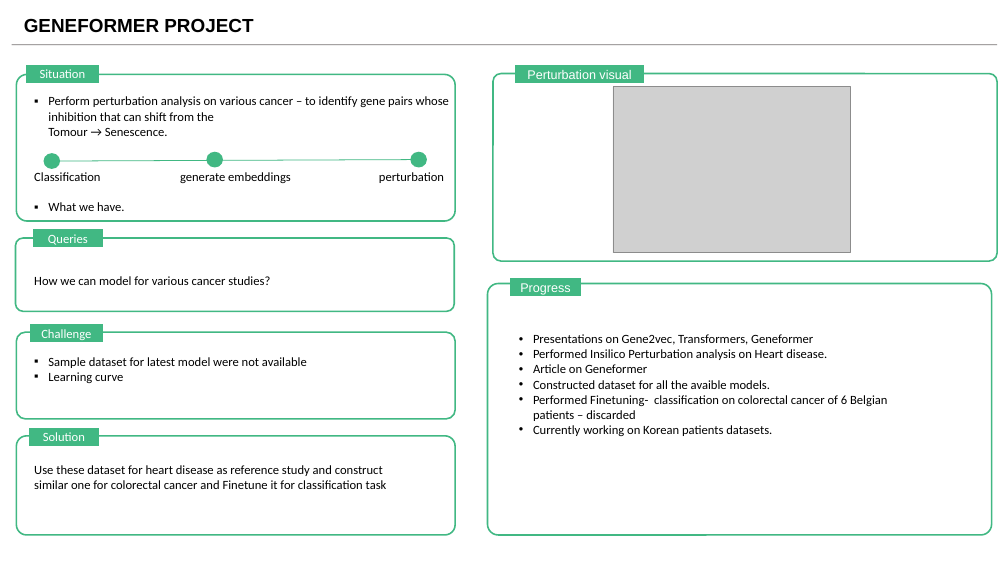
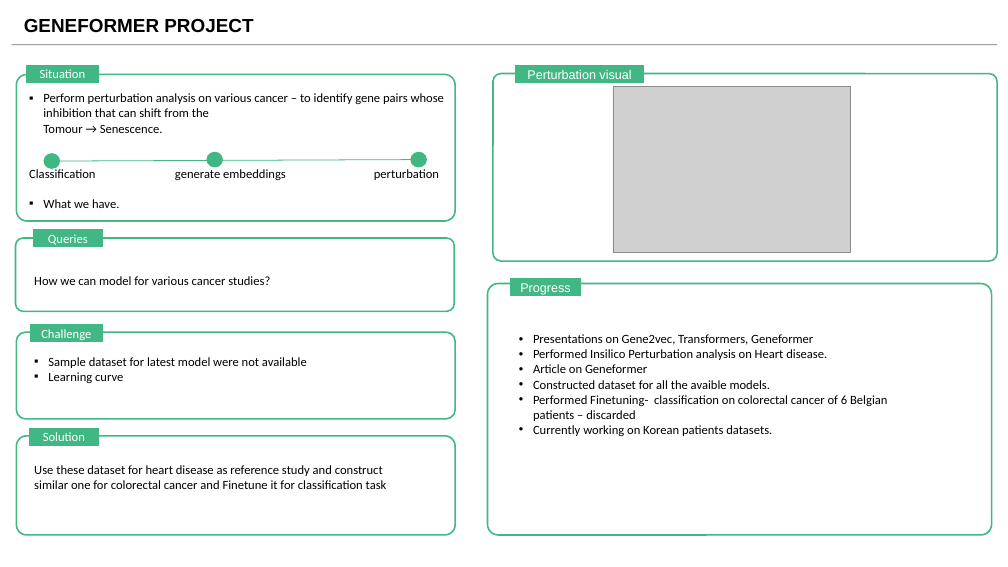
Before and after one commit to v-dev688/presentations, a slide deck: slide 3 of GENEFOREMER_useful.pptx (slide 1 before the commit). Drawn at 1008x567 pixels with LibreOffice and Linux fonts; fonts in the diff are those of the drawing; grey boxes stand for pictures. Boxes give left, top, right and bottom in pixels: in the first picture for what was removed or moved away, otherwise in the second. Text is boxed around its words. In the diff, an @@ line names an element or a change of style, - is before the commit and + after.

```diff
--- a/GENEFOREMER_useful.pptx
+++ b/GENEFOREMER_useful.pptx
@@ text "Perform perturbation analysis on various ...": place and size @@
-text "Perform perturbation analysis on various ..." at box(34, 96, 449, 211)
+text "Perform perturbation analysis on various ..." at box(29, 93, 444, 208)
```
Also in this commit, not shown: 3 slides added.
